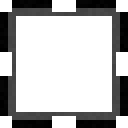
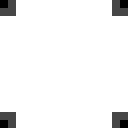
Layered file, before and after one edit (128x128). Changes by layer:
showed "Layer 1", painted on it over <box>0,0,128,128</box>
hid "corners" over <box>0,0,128,128</box>
